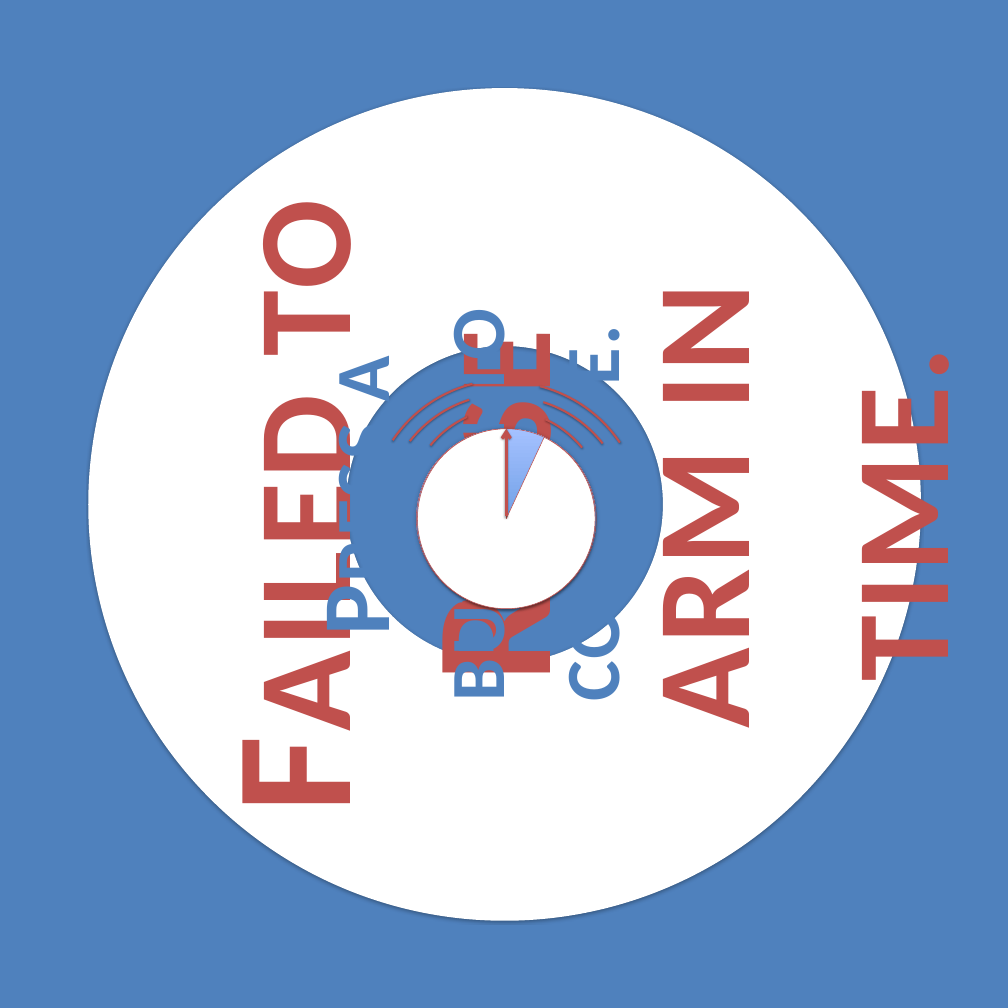
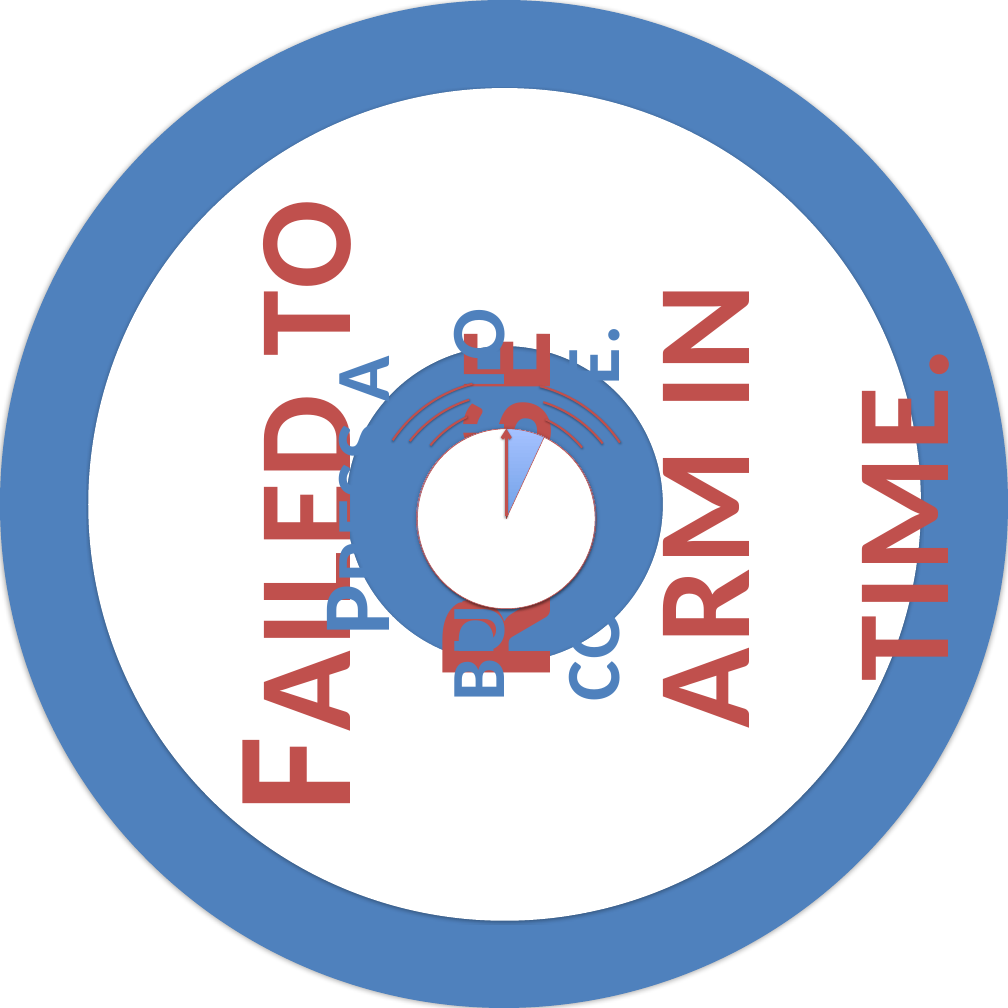
Before and after one commit to PsyPhy/GripGraspISS, a slide deck: slide 6 of Source Code/GraspBMPs/GraspCircularPrompts.pptx. Drawn at 1008x1008 pixels with LibreOffice and Linux fonts; fonts in the diff are those of the drawing. Boxes give left, top, right and bottom in pixels: in the first picture for what was removed or moved away, otherwise in the second. Text is boxed around its words. In the diff, an @@ line names an element or a change of style, - is before the commit and + after.

```diff
--- a/Source Code/GraspBMPs/GraspCircularPrompts.pptx
+++ b/Source Code/GraspBMPs/GraspCircularPrompts.pptx
@@ background #4F81BD to #FFFFFF @@
@@ ellipse added at (0,0,1008,1008), fill #4F81BD @@
```
Also in this commit, not shown: 7 other slides changed, 9 other files.
